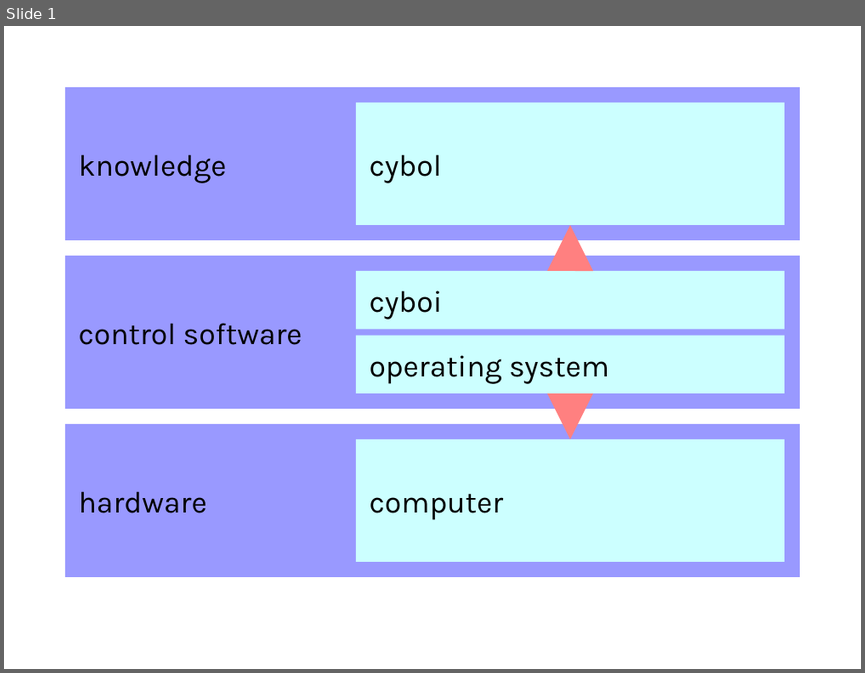
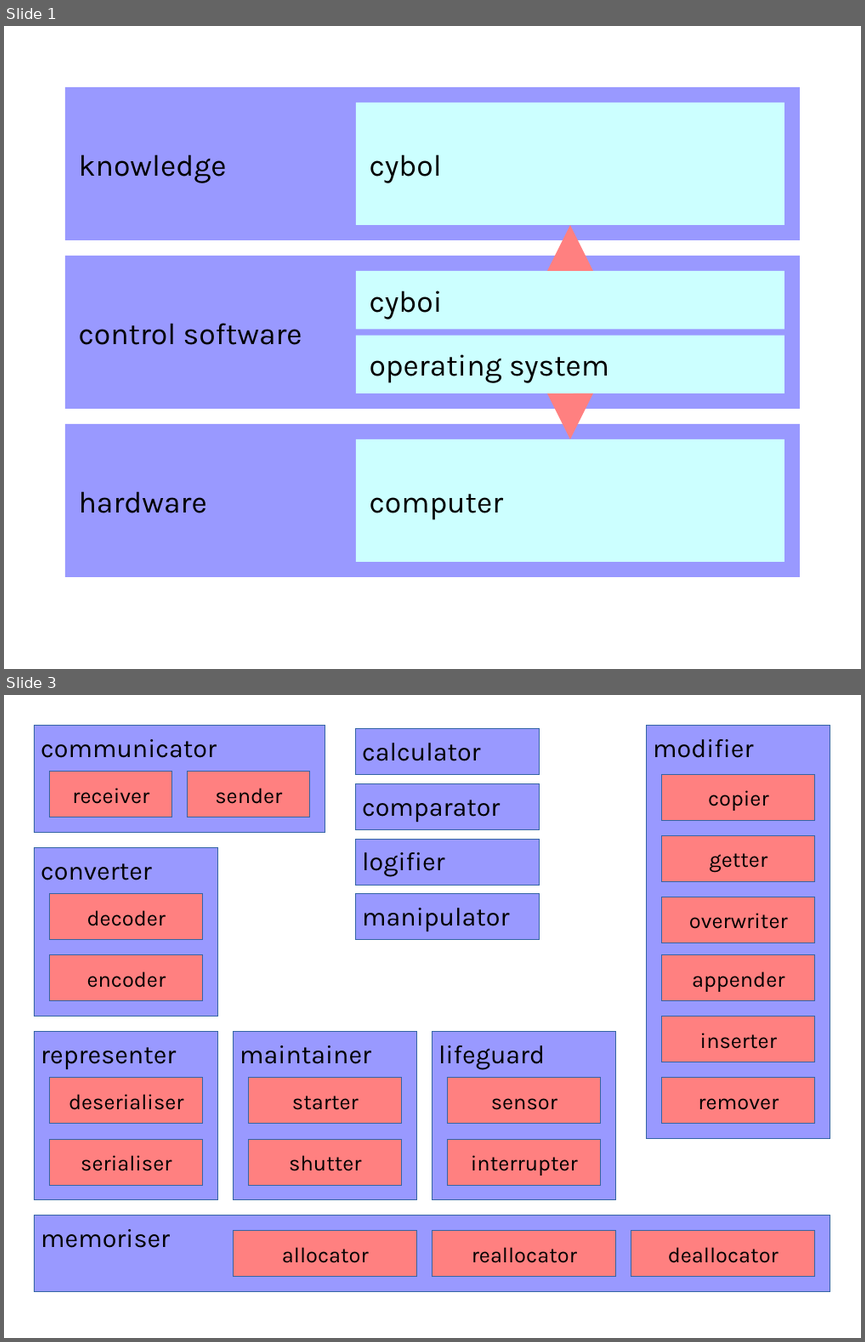
Before and after one commit to GitMirroring/cybop, a slide deck: src/architecture.odp. Shown one above the other, each under a label of ours: slide 1 before the commit, slides 1 and 3 after it; the slides between them are not shown. The pictures are 865x673 and 865x1342 pixels, drawn with LibreOffice and Linux fonts; fonts in the diff are those of the drawing. Boxes give left, top, right and bottom in pixels: in the first picture for what was removed or moved away, otherwise in the second. Text is boxed around its words. In the diff, an @@ line names an element or a change of style, - is before the commit and + after.

```diff
--- a/src/architecture.odp
+++ b/src/architecture.odp
@@ slide 3 added at (x1=4, y1=695, x2=861, y2=1338), background #FFFFFF @@
@@ rectangle added at (x1=35, y1=726, x2=325, y2=833), fill #9999FF, outline #3465A4 0 pt, 24 pt, text #000000 @@
+communicator
@@ rectangle added at (x1=356, y1=728, x2=540, y2=774), fill #9999FF, outline #3465A4 0 pt, 24 pt, text #000000 @@
+calculator
@@ rectangle added at (x1=50, y1=771, x2=172, y2=817), fill #FF8080, outline #3465A4 0 pt, 20 pt, text #000000 @@
+receiver
@@ rectangle added at (x1=188, y1=771, x2=309, y2=817), fill #FF8080, outline #3465A4 0 pt, 20 pt, text #000000 @@
+sender
@@ rectangle added at (x1=356, y1=783, x2=540, y2=829), fill #9999FF, outline #3465A4 0 pt, 24 pt, text #000000 @@
+comparator
@@ rectangle added at (x1=356, y1=839, x2=540, y2=885), fill #9999FF, outline #3465A4 0 pt, 24 pt, text #000000 @@
+logifier
@@ rectangle added at (x1=35, y1=848, x2=218, y2=1017), fill #9999FF, outline #3465A4 0 pt, 24 pt, text #000000 @@
+converter
@@ rectangle added at (x1=50, y1=894, x2=203, y2=940), fill #FF8080, outline #3465A4 0 pt, 20 pt, text #000000 @@
+decoder
@@ rectangle added at (x1=356, y1=894, x2=540, y2=940), fill #9999FF, outline #3465A4 0 pt, 24 pt, text #000000 @@
+manipulator
@@ group added at (x1=647, y1=726, x2=830, y2=1138): 7 rectangles @@
+modifier
+appender
+inserter
+remover
+copier
+getter
+overwriter
@@ rectangle added at (x1=50, y1=955, x2=203, y2=1001), fill #FF8080, outline #3465A4 0 pt, 20 pt, text #000000 @@
+encoder
@@ rectangle added at (x1=35, y1=1032, x2=218, y2=1201), fill #9999FF, outline #3465A4 0 pt, 24 pt, text #000000 @@
+representer
@@ rectangle added at (x1=234, y1=1032, x2=417, y2=1201), fill #9999FF, outline #3465A4 0 pt, 24 pt, text #000000 @@
+maintainer
@@ rectangle added at (x1=432, y1=1032, x2=616, y2=1201), fill #9999FF, outline #3465A4 0 pt, 24 pt, text #000000 @@
+lifeguard
@@ rectangle added at (x1=50, y1=1077, x2=203, y2=1123), fill #FF8080, outline #3465A4 0 pt, 20 pt, text #000000 @@
+deserialiser
@@ rectangle added at (x1=249, y1=1077, x2=402, y2=1123), fill #FF8080, outline #3465A4 0 pt, 20 pt, text #000000 @@
+starter
@@ rectangle added at (x1=448, y1=1077, x2=601, y2=1123), fill #FF8080, outline #3465A4 0 pt, 20 pt, text #000000 @@
+sensor
@@ rectangle added at (x1=50, y1=1139, x2=203, y2=1185), fill #FF8080, outline #3465A4 0 pt, 20 pt, text #000000 @@
+serialiser
@@ rectangle added at (x1=249, y1=1139, x2=402, y2=1185), fill #FF8080, outline #3465A4 0 pt, 20 pt, text #000000 @@
+shutter
@@ rectangle added at (x1=448, y1=1139, x2=601, y2=1185), fill #FF8080, outline #3465A4 0 pt, 20 pt, text #000000 @@
+interrupter
@@ group added at (x1=35, y1=1215, x2=830, y2=1292): 4 rectangles @@
+memoriser
+allocator
+reallocator
+deallocator
```
Also in this commit, not shown: 1 slide changed, 1 slide removed, 4 other files.
